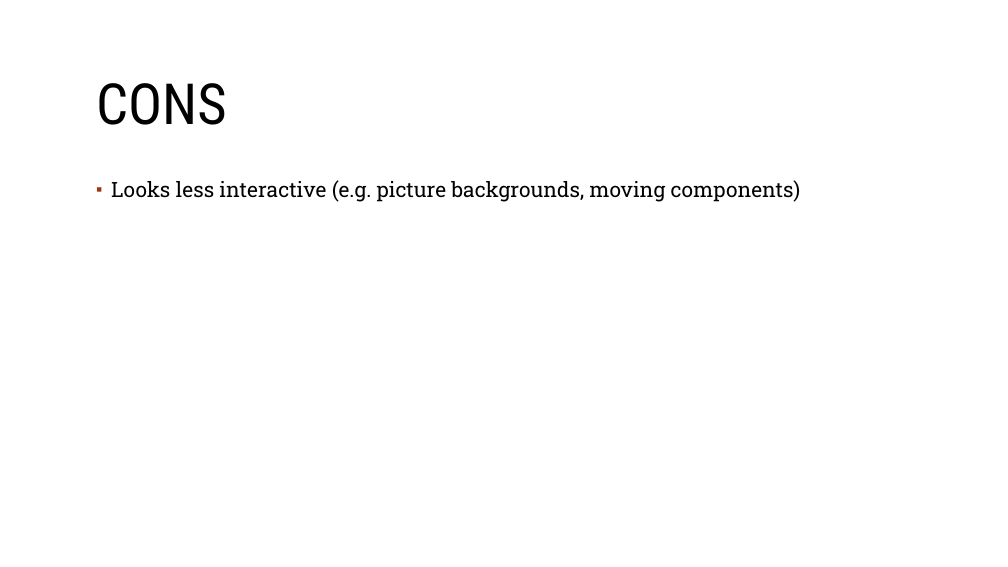
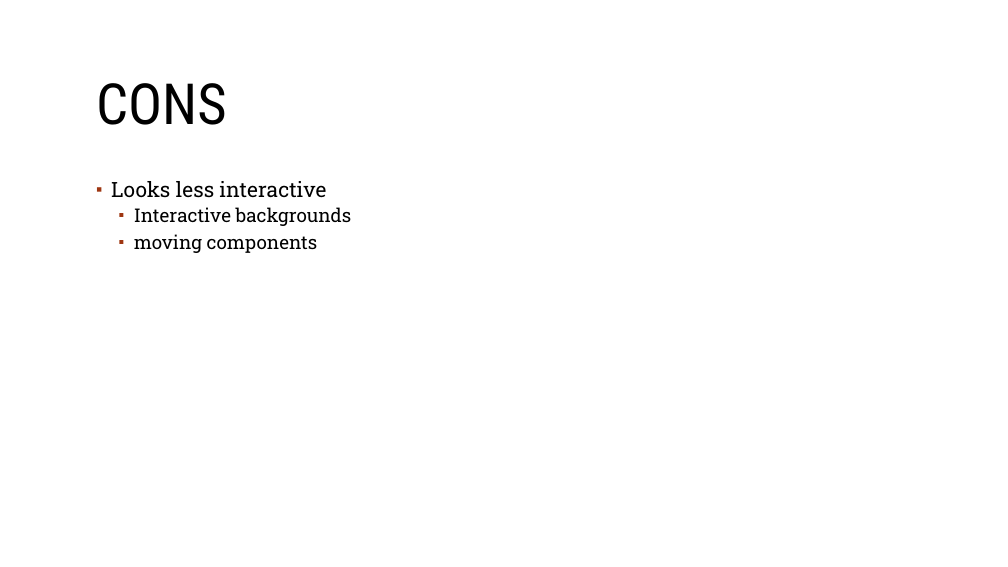
Before and after one commit to sebivenlo/Vaadin-workshop, a slide deck: slide 29 of Documentation/Frontend-technologies.odp (slide 17 before the commit). Drawn at 1008x567 pixels with LibreOffice and Linux fonts; fonts in the diff are those of the drawing; background and template pictures are left out. Boxes give left, top, right and bottom in pixels: in the first picture for what was removed or moved away, otherwise in the second. Text is boxed around its words. In the diff, an @@ line names an element or a change of style, - is before the commit and + after.

```diff
--- a/Documentation/Frontend-technologies.odp
+++ b/Documentation/Frontend-technologies.odp
@@ text at (111, 181, 352, 253): text changed; size 20 to 18 pt @@
-▪ Looks less interactive (e.g. picture backgrounds, moving components)
+▪ Looks less interactive
+  ▪ Interactive backgrounds
+  ▪ moving components
```
Also in this commit, not shown: 9 other slides changed, 10 slides added, 2 slides removed, 5 other files.
